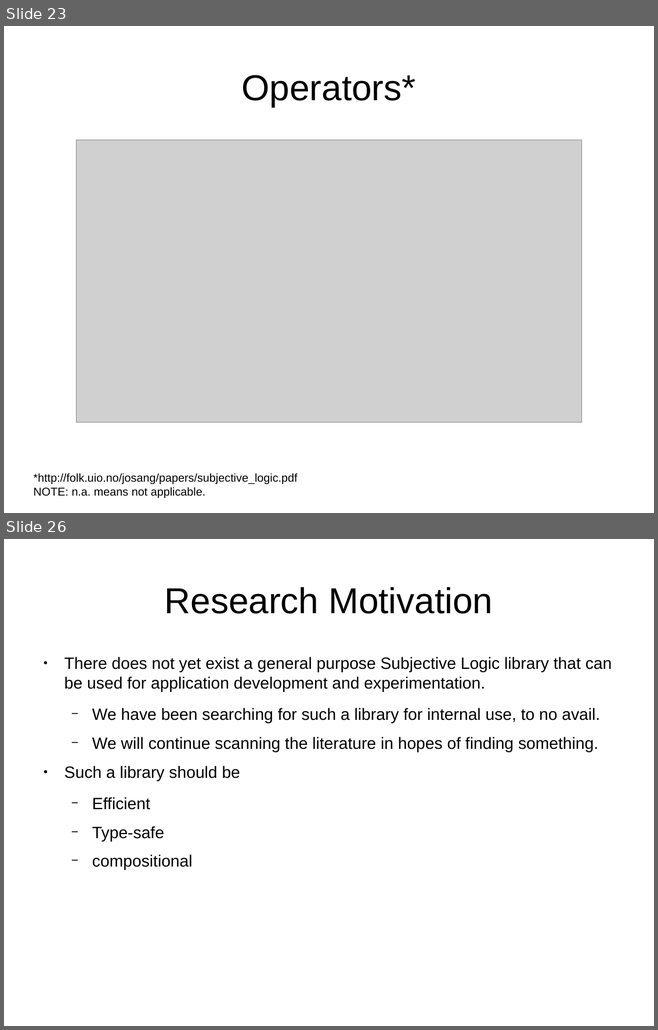
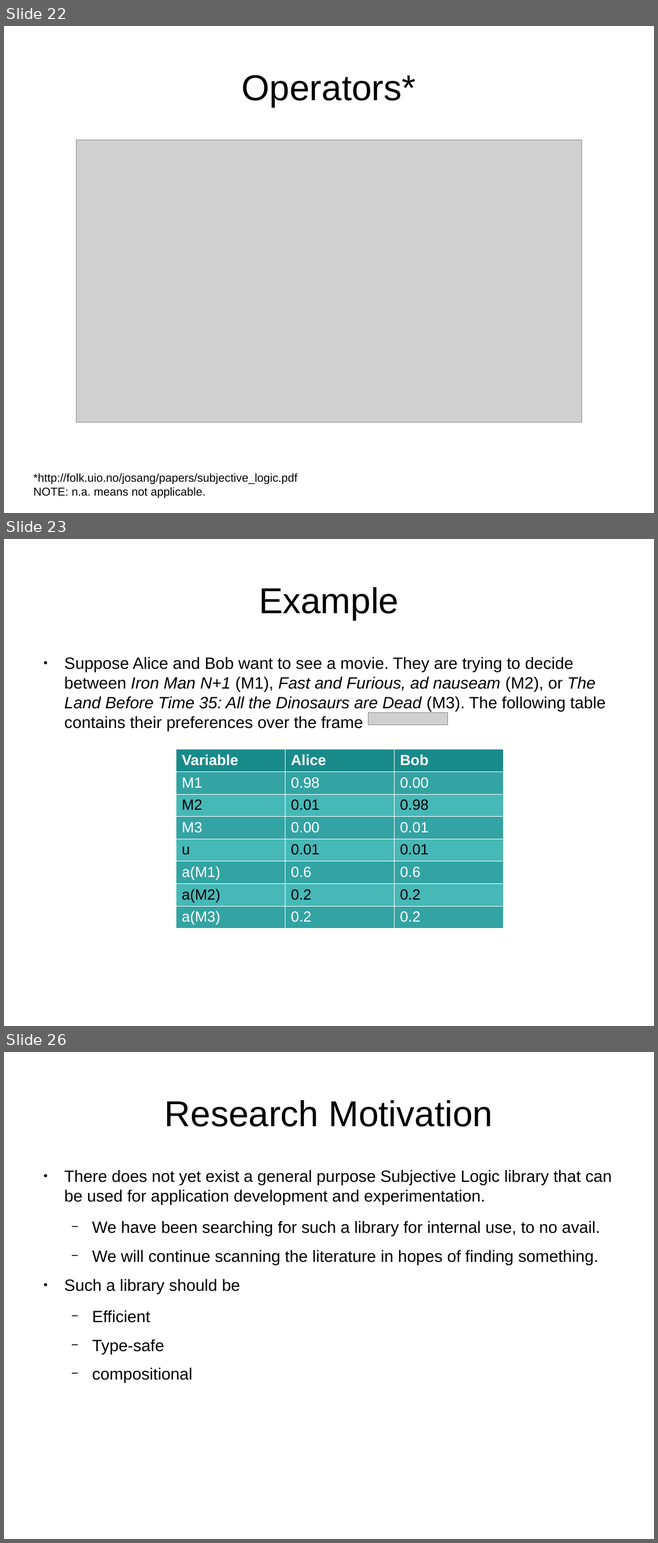
Before and after one commit to bstamour/SLHS, a slide deck: docs/proposal.odp. Shown one above the other, each under a label of ours: slides 23 and 26 before the commit, slides 22, 23 and 26 after it; the slides between them are not shown. The pictures are 658x1030 and 658x1543 pixels, drawn with LibreOffice and Linux fonts; fonts in the diff are those of the drawing; grey boxes stand for pictures. Boxes give left, top, right and bottom in pixels: in the first picture for what was removed or moved away, otherwise in the second. Text is boxed around its words. In the diff, an @@ line names an element or a change of style, - is before the commit and + after.

Commit message:
example

```diff
--- a/docs/proposal.odp
+++ b/docs/proposal.odp
@@ slide 23 added at [4,539,654,1026], background #FFFFFF @@
@@ title added at [259,587,398,620], 44 pt, text #000000 @@
+Example
@@ text added at [64,657,605,732], 20 pt, text #000000 @@
+● Suppose Alice and Bob want to see a movie. They are trying to decide between Iron Man N+1 (M1), Fast and Furious, ad nauseam (M2), or The Land Before Time 35: All the Dinosaurs are Dead (M3). The following table contains their preferences over the frame
@@ picture added at [368,713,448,725] @@
@@ table added at [176,750,503,930], 8 rows, 3 columns @@
+Variable | Alice | Bob
+M1 | 0.98 | 0.00
+M2 | 0.01 | 0.98
+M3 | 0.00 | 0.01
+u | 0.01 | 0.01
+a(M1) | 0.6 | 0.6
+a(M2) | 0.2 | 0.2
+a(M3) | 0.2 | 0.2
@@ what was slide 23 is now slide 22 @@
```
Also in this commit, not shown: 2 other slides added, 3 slides removed.
